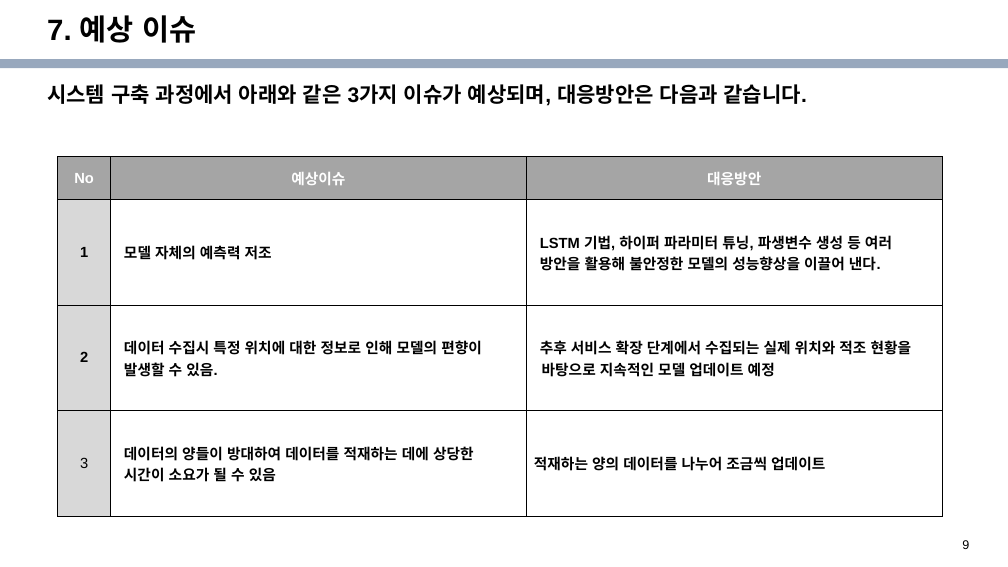
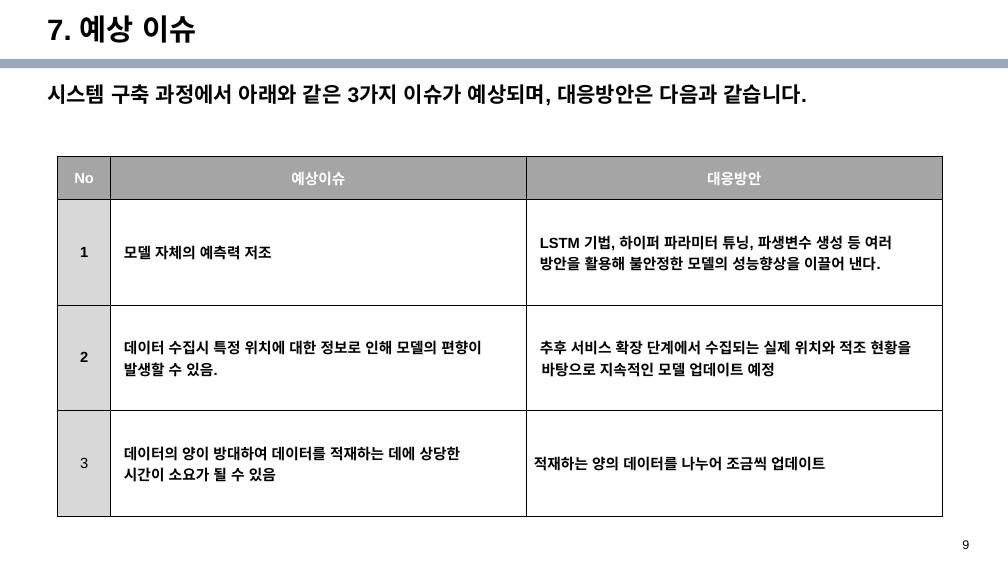
Before and after one commit to epocheing/202206_KNU_kdt2, a slide deck: slide 9 of Docs/4조 프로젝트 계획서.pptx. Drawn at 1008x567 pixels with LibreOffice and Linux fonts; fonts in the diff are those of the drawing; background and template pictures are left out. Boxes give left, top, right and bottom in pixels: in the first picture for what was removed or moved away, otherwise in the second. Text is boxed around its words. In the diff, an @@ line names an element or a change of style, - is before the commit and + after.

```diff
--- a/Docs/4조 프로젝트 계획서.pptx
+++ b/Docs/4조 프로젝트 계획서.pptx
@@ table at bbox=[57, 157, 942, 489] @@
-row 4, column 2: 데이터의 양들이 방대하여 데이터를 적재하는 데에 상당한 / 시간이 소요가 될 수 있음
+row 4, column 2: 데이터의 양이 방대하여 데이터를 적재하는 데에 상당한 / 시간이 소요가 될 수 있음
```
Also in this commit, not shown: 2 other files.
